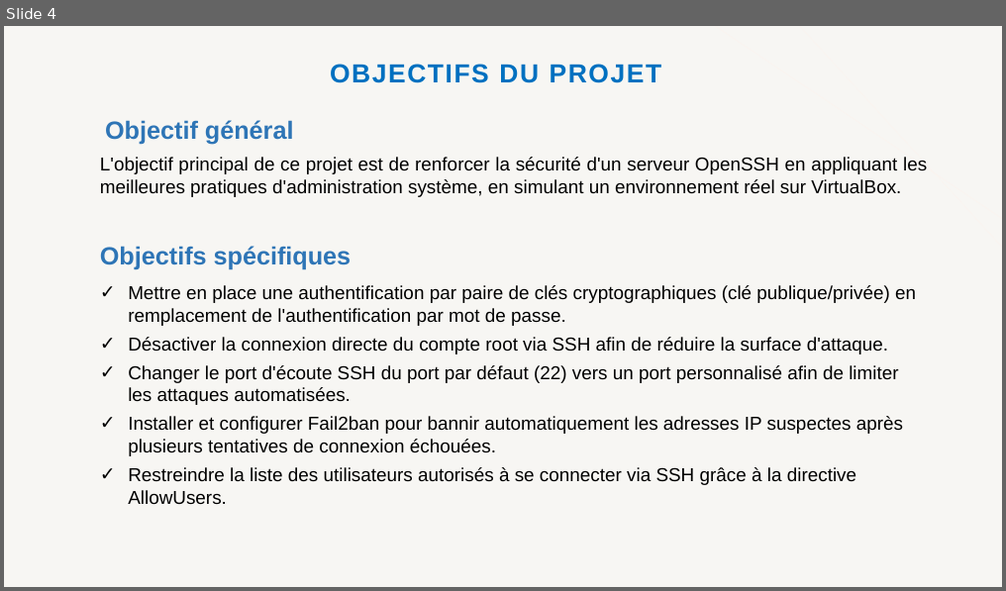
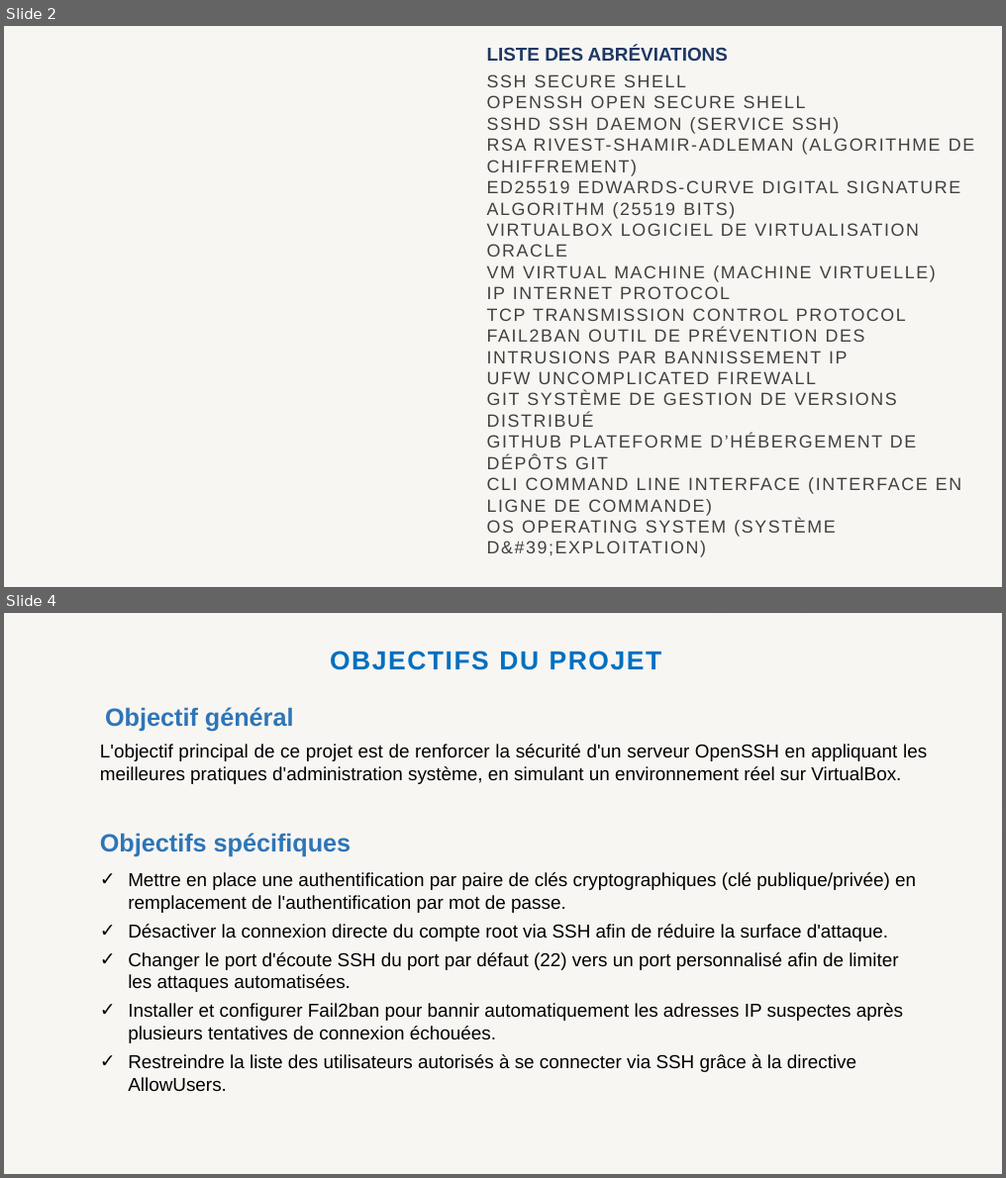
Before and after one commit to Christyy2/Projet-Final-ASI, a slide deck: Présentation-ASI.pptx. Shown one above the other, each under a label of ours: slide 4 before the commit, slides 2 and 4 after it; the slides between them are not shown. The pictures are 1006x591 and 1006x1178 pixels, drawn with LibreOffice and Linux fonts; fonts in the diff are those of the drawing; background and template pictures are left out. Boxes give left, top, right and bottom in pixels: in the first picture for what was removed or moved away, otherwise in the second. Text is boxed around its words. In the diff, an @@ line names an element or a change of style, - is before the commit and + after.

```diff
--- a/Présentation-ASI.pptx
+++ b/Présentation-ASI.pptx
@@ slide 2 added at [4,26,1002,587], background #F7F6F3 @@
@@ text added at [487,46,728,61], 18 pt, text #1F3864, bold @@
+LISTE DES ABRÉVIATIONS
@@ title added at [487,75,974,558], 17 pt, text #404040 @@
+SSH SECURE SHELL
+OPENSSH OPEN SECURE SHELL
+SSHD SSH DAEMON (SERVICE SSH)
+RSA RIVEST-SHAMIR-ADLEMAN (ALGORITHME DE CHIFFREMENT)
+ED25519 EDWARDS-CURVE DIGITAL SIGNATURE ALGORITHM (25519 BITS)
+VIRTUALBOX LOGICIEL DE VIRTUALISATION ORACLE
+VM VIRTUAL MACHINE (MACHINE VIRTUELLE)
+IP INTERNET PROTOCOL
+TCP TRANSMISSION CONTROL PROTOCOL
+FAIL2BAN OUTIL DE PRÉVENTION DES INTRUSIONS PAR BANNISSEMENT IP
+UFW UNCOMPLICATED FIREWALL
+GIT SYSTÈME DE GESTION DE VERSIONS DISTRIBUÉ
+GITHUB PLATEFORME D’HÉBERGEMENT DE DÉPÔTS GIT
+CLI COMMAND LINE INTERFACE (INTERFACE EN LIGNE DE COMMANDE)
+OS OPERATING SYSTEM (SYSTÈME D&#39;EXPLOITATION)
```
Also in this commit, not shown: 5 slides changed, 8 other slides added, 16 slides removed, 1 other file.
